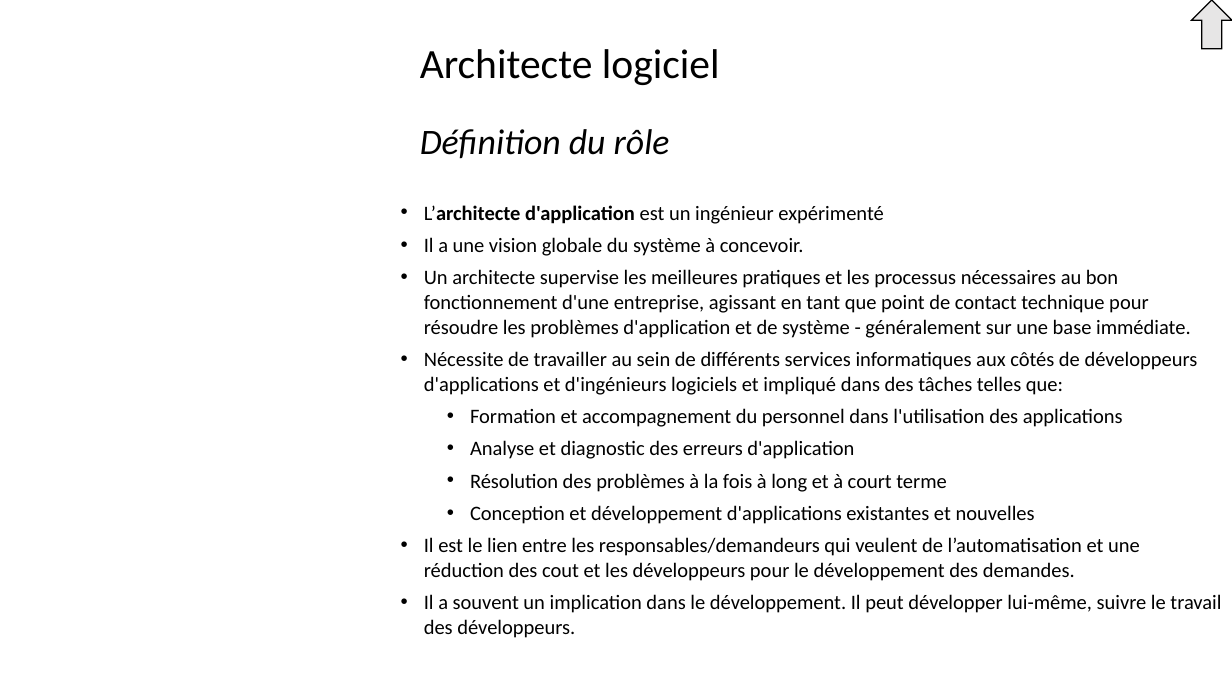
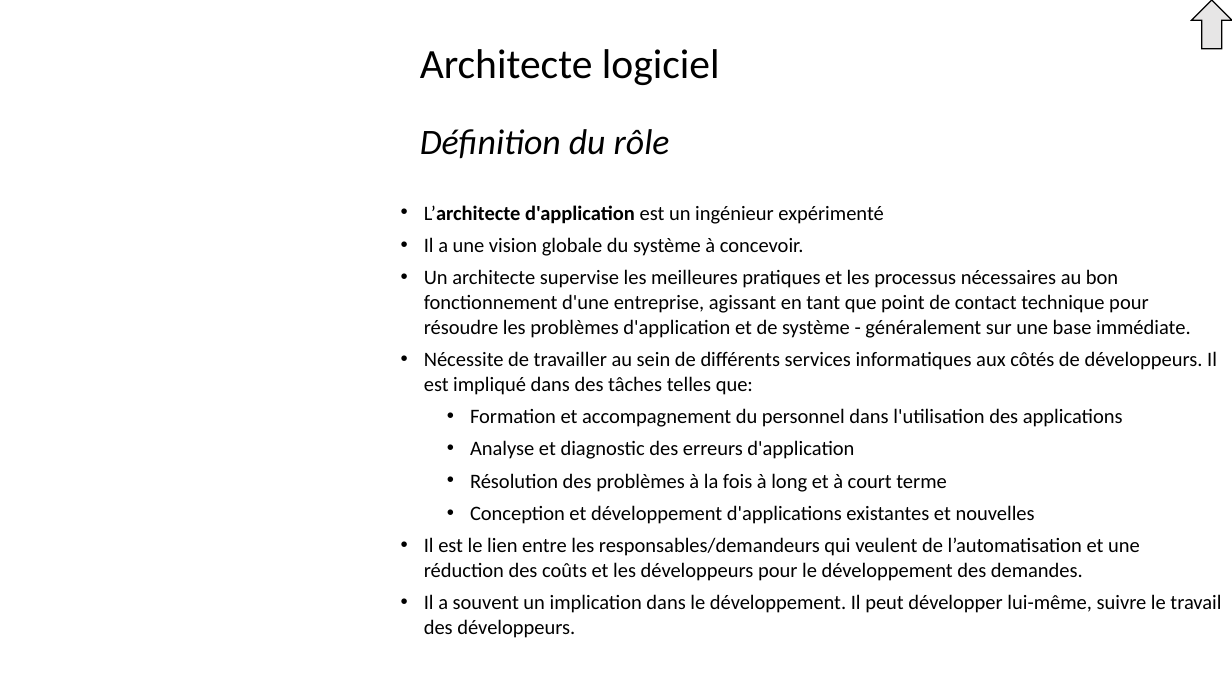
Before and after one commit to Solifred38/cv, a slide deck: slide 16 of Profils_jobs_it.pptx (slide 17 before the commit). Drawn at 1232x693 pixels with LibreOffice and Linux fonts; fonts in the diff are those of the drawing; background and template pictures are left out. Boxes give left, top, right and bottom in pixels: in the first picture for what was removed or moved away, otherwise in the second. Text is boxed around its words. In the diff, an @@ line names an element or a change of style, - is before the commit and + after.

```diff
--- a/Profils_jobs_it.pptx
+++ b/Profils_jobs_it.pptx
@@ text at (x1=424, y1=351, x2=1217, y2=395): text changed @@
-• Nécessite de travailler au sein de différents services informatiques aux côtés de développeurs d'applications et d'ingénieurs logiciels et impliqué dans des tâches telles que:
+• Nécessite de travailler au sein de différents services informatiques aux côtés de développeurs. Il est impliqué dans des tâches telles que:
@@ text at (x1=424, y1=537, x2=1140, y2=581): text changed @@
-• Il est le lien entre les responsables/demandeurs qui veulent de l’automatisation et une réduction des cout et les développeurs pour le développement des demandes.
+• Il est le lien entre les responsables/demandeurs qui veulent de l’automatisation et une réduction des coûts et les développeurs pour le développement des demandes.
```
Also in this commit, not shown: 13 other slides changed, 1 slide removed.
